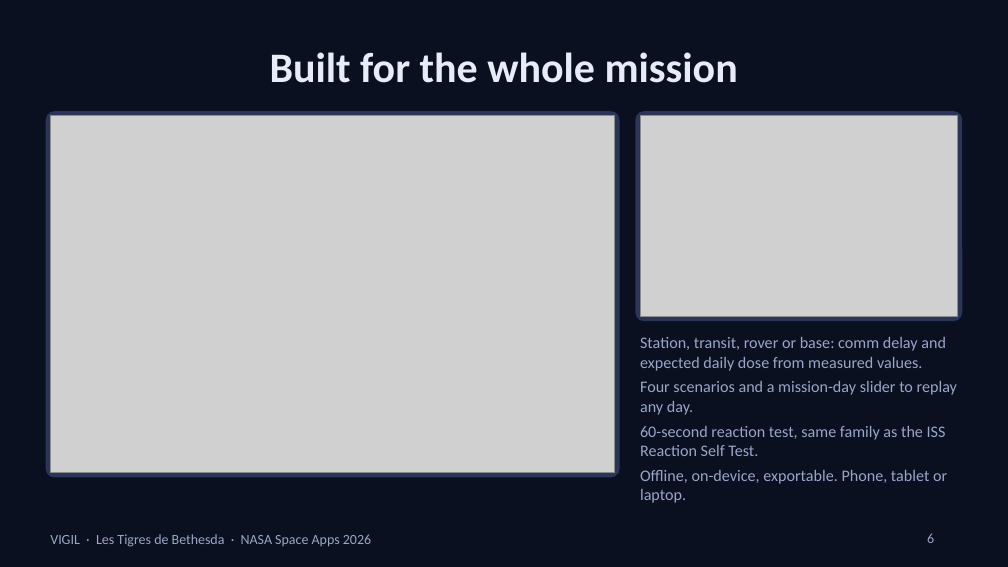
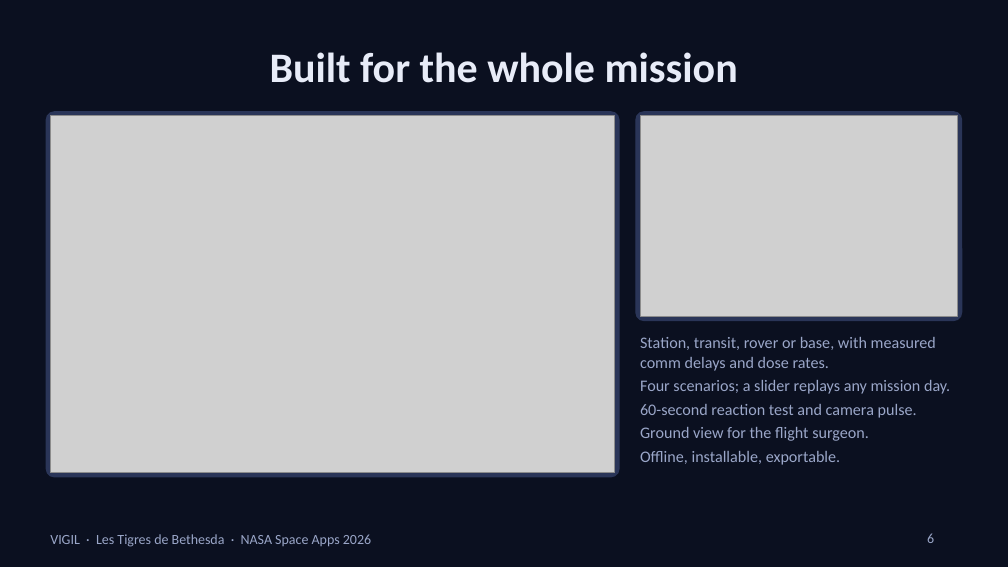
Before and after one commit to victor-andiazabal/victor-andiazabal, a slide deck: slide 6 of vigil/docs/VIGIL-demo.pptx. Drawn at 1008x567 pixels with LibreOffice and Linux fonts; fonts in the diff are those of the drawing; grey boxes stand for pictures. Boxes give left, top, right and bottom in pixels: in the first picture for what was removed or moved away, otherwise in the second. Text is boxed around its words. In the diff, an @@ line names an element or a change of style, - is before the commit and + after.

Commit message:
Lazy-load the charts view and refresh the demo deck

```diff
--- a/vigil/docs/VIGIL-demo.pptx
+++ b/vigil/docs/VIGIL-demo.pptx
@@ text at (640, 337, 950, 465): text changed @@
-Station, transit, rover or base: comm delay and expected daily dose from measured values.
-Four scenarios and a mission-day slider to replay any day.
-60-second reaction test, same family as the ISS Reaction Self Test.
-Offline, on-device, exportable. Phone, tablet or laptop.
+Station, transit, rover or base, with measured comm delays and dose rates.
+Four scenarios; a slider replays any mission day.
+60-second reaction test and camera pulse.
+Ground view for the flight surgeon.
+Offline, installable, exportable.
```
Also in this commit, not shown: 1 other slide changed, 1 other file.
